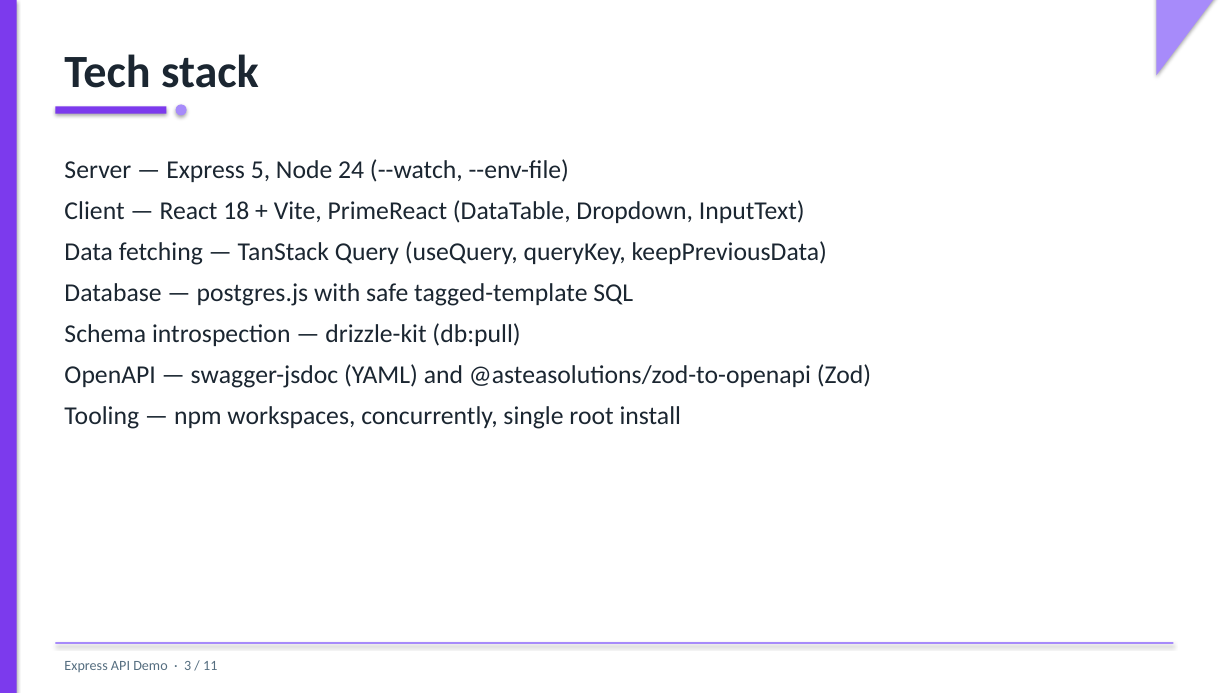
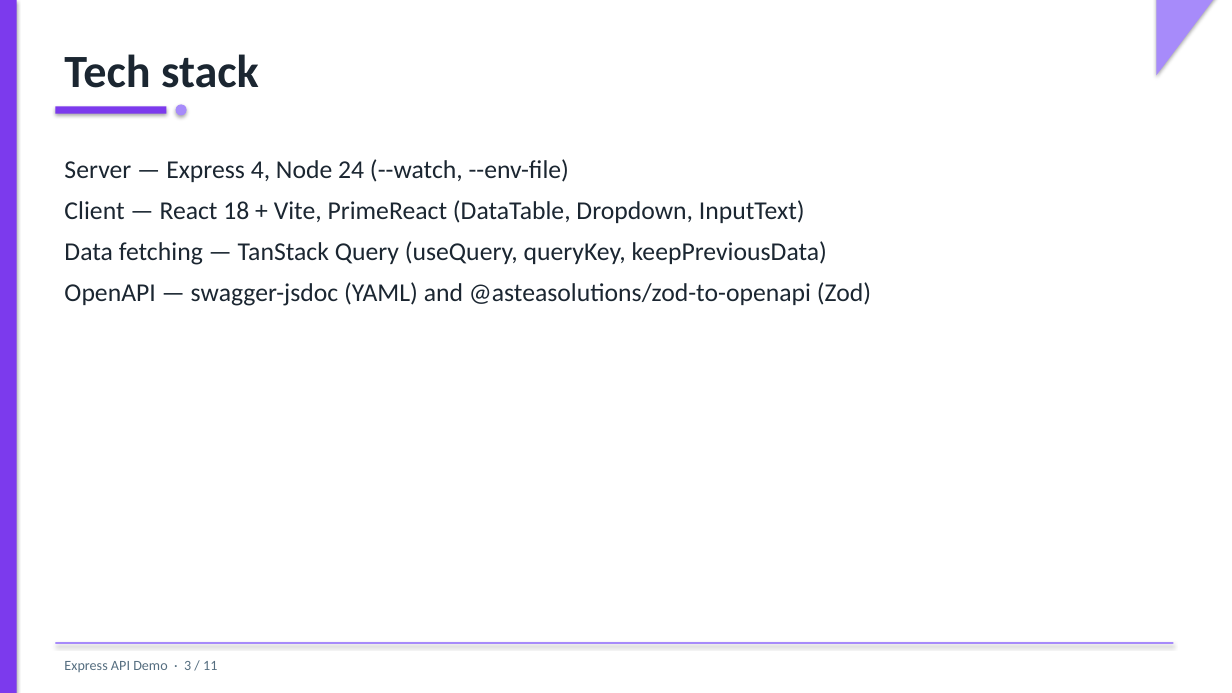
Before and after one commit to johnfabian/express-api-demo, a slide deck: slide 3 of demo.pptx. Drawn at 1232x693 pixels with LibreOffice and Linux fonts; fonts in the diff are those of the drawing. Boxes give left, top, right and bottom in pixels: in the first picture for what was removed or moved away, otherwise in the second. Text is boxed around its words. In the diff, an @@ line names an element or a change of style, - is before the commit and + after.

```diff
--- a/demo.pptx
+++ b/demo.pptx
@@ text at bbox=[64, 159, 569, 182]: text changed @@
-Server — Express 5, Node 24 (--watch, --env-file)
+Server — Express 4, Node 24 (--watch, --env-file)
@@ text at bbox=[64, 283, 633, 346]: paragraphs removed @@
-Database — postgres.js with safe tagged-template SQL
-Schema introspection — drizzle-kit (db:pull)
@@ text at bbox=[64, 406, 682, 429]: paragraph removed @@
-Tooling — npm workspaces, concurrently, single root install
```
Also in this commit, not shown: 4 other slides changed, 3 other files.
